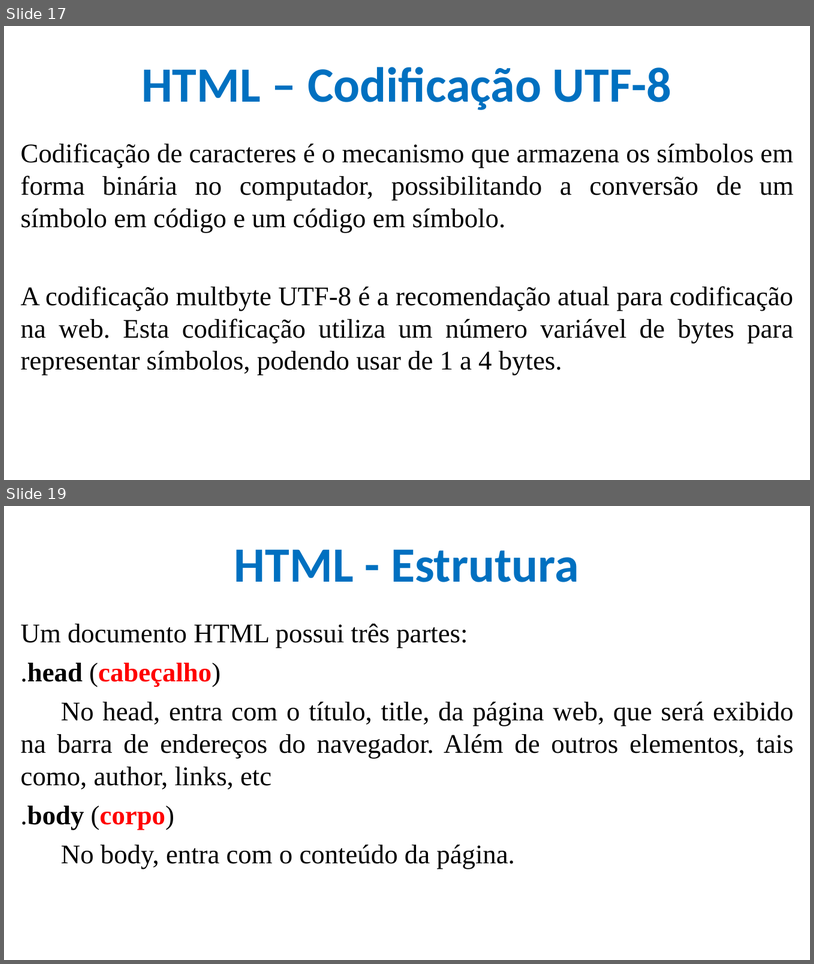
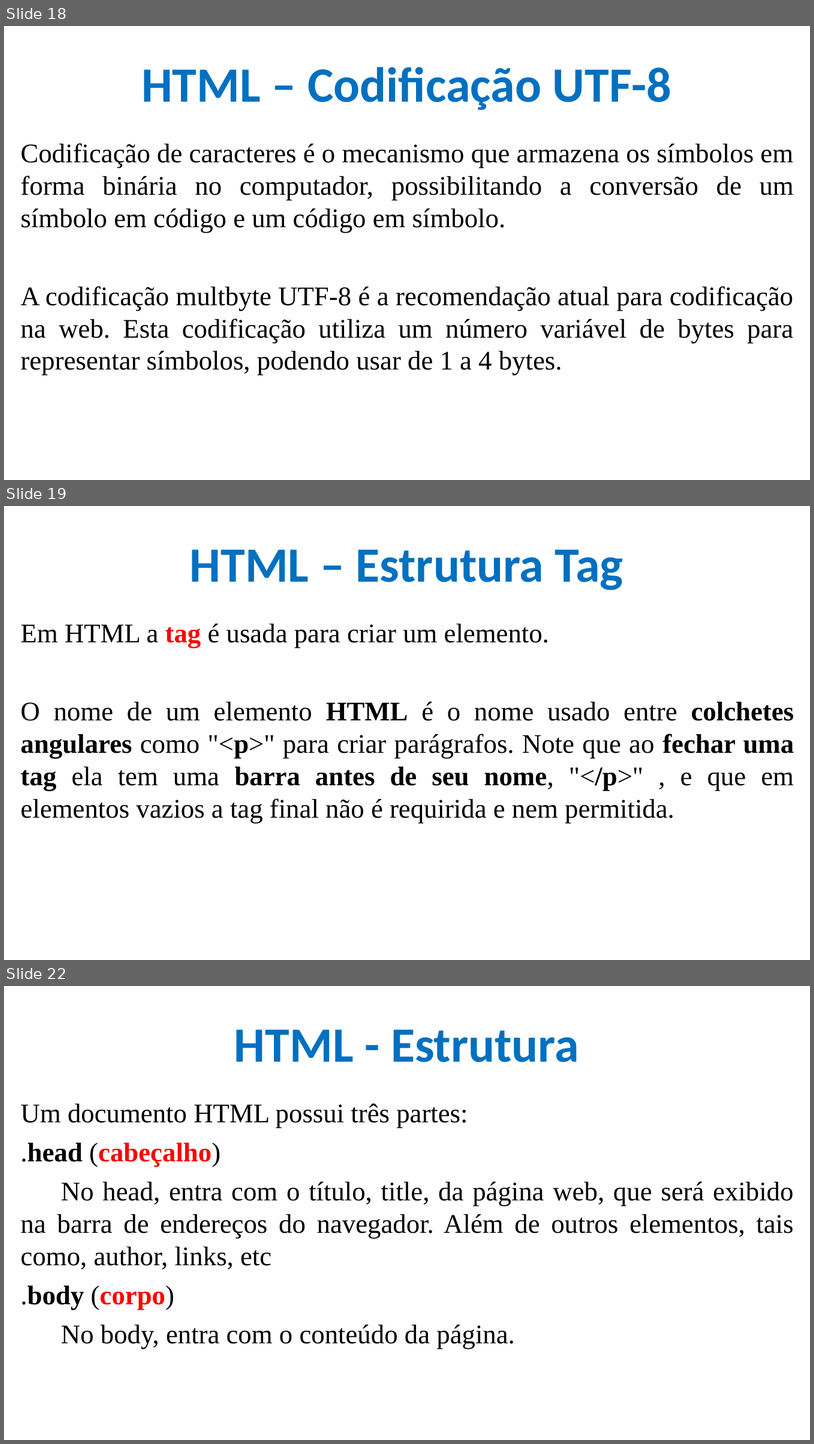
Before and after one commit to CloudEducationBrazil/WydenDesenvolvimentoWebPHP, a slide deck: 01 Classes/Aula 02, 03, 04 Desenvolvimento Web Caracterização - HTML.pptx. Shown one above the other, each under a label of ours: slides 17 and 19 before the commit, slides 18, 19 and 22 after it; the slides between them are not shown. The pictures are 814x964 and 814x1444 pixels, drawn with LibreOffice and Linux fonts; fonts in the diff are those of the drawing; background and template pictures are left out. Boxes give left, top, right and bottom in pixels: in the first picture for what was removed or moved away, otherwise in the second. Text is boxed around its words. In the diff, an @@ line names an element or a change of style, - is before the commit and + after.

```diff
--- a/01 Classes/Aula 02, 03, 04 Desenvolvimento Web Caracterização - HTML.pptx
+++ b/01 Classes/Aula 02, 03, 04 Desenvolvimento Web Caracterização - HTML.pptx
@@ slide 19 added at (4, 506, 810, 960), background picture (left out) @@
@@ title added at (190, 549, 624, 590), 44 pt, text #0070C0, bold @@
+HTML – Estrutura Tag
@@ text added at (21, 623, 795, 823), 24 pt, text #000000 @@
+Em HTML a tag é usada para criar um elemento.
+O nome de um elemento HTML é o nome usado entre colchetes angulares como "<p>" para criar parágrafos. Note que ao fechar uma tag ela tem uma barra antes de seu nome, "</p>" , e que em elementos vazios a tag final não é requirida e nem permitida.
@@ what was slide 17 is now slide 18 @@
@@ what was slide 19 is now slide 22 @@
```
Also in this commit, not shown: 2 slides changed, 12 other slides added.
